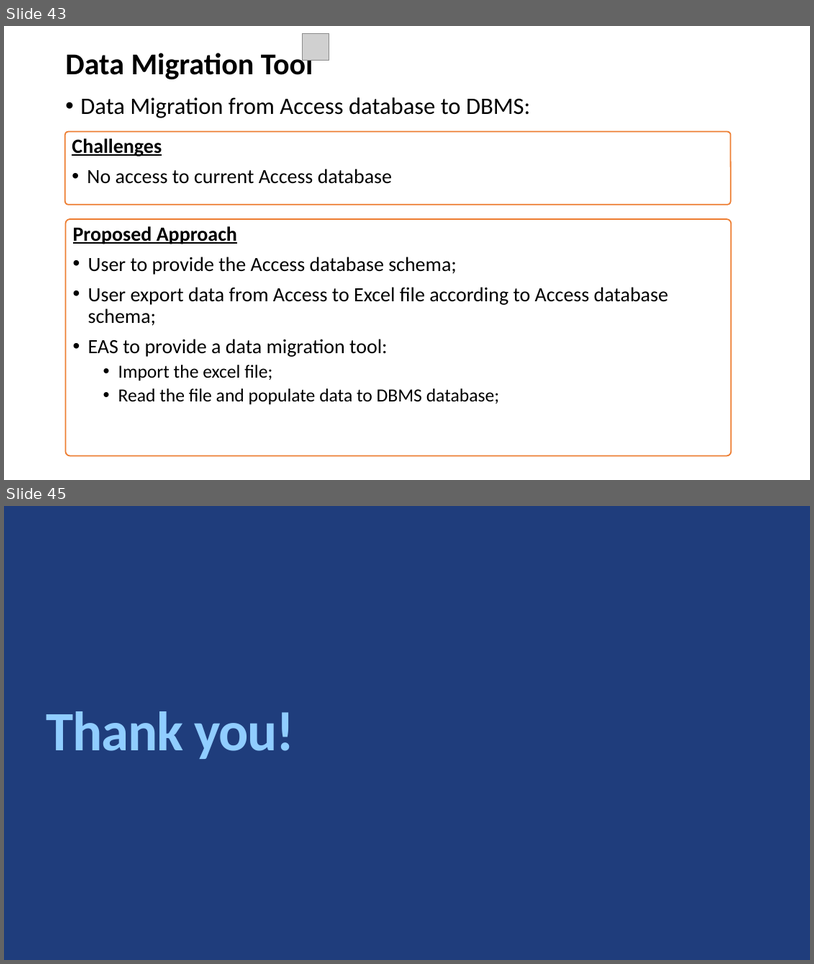
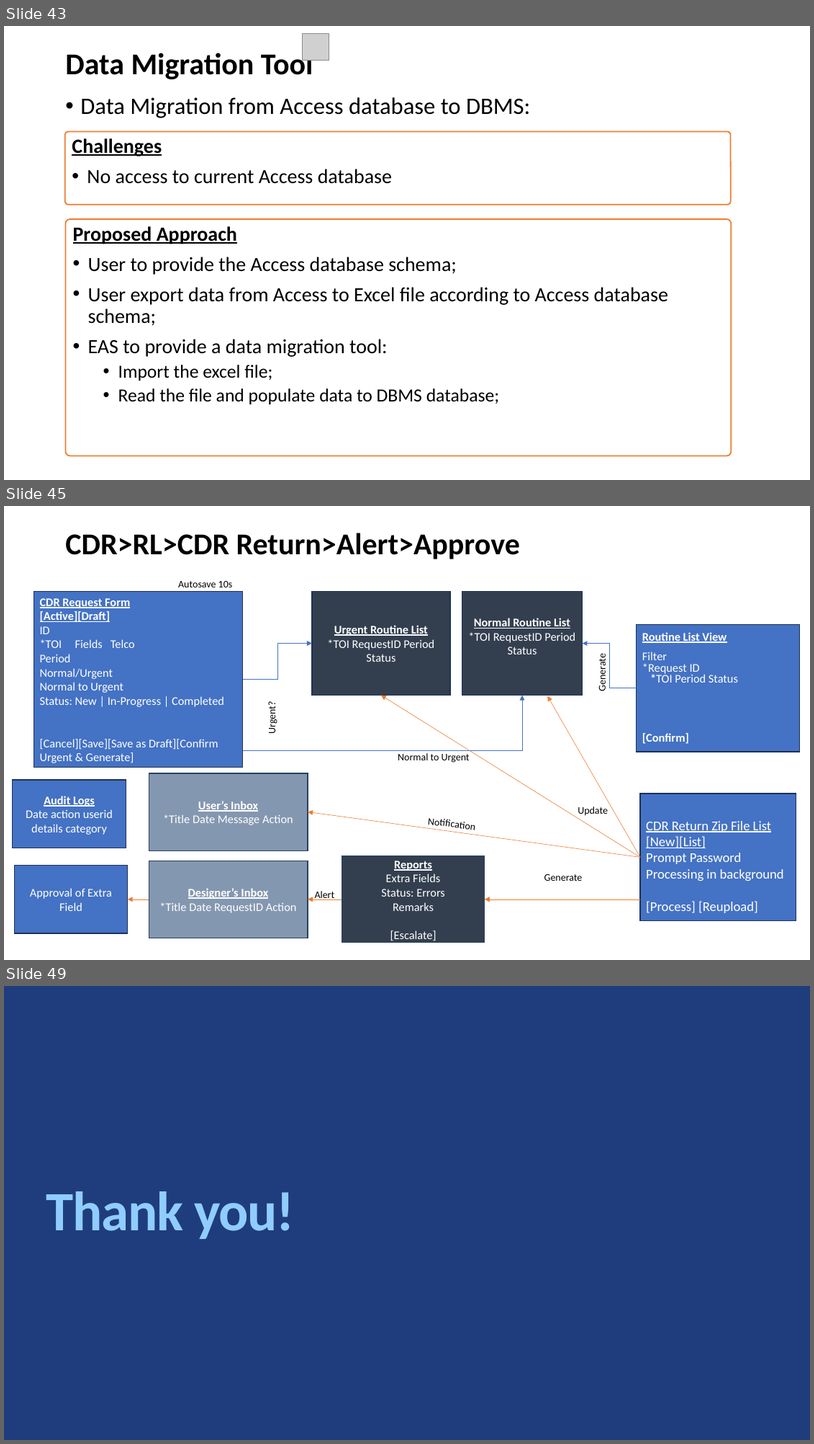
Before and after one commit to ksericpro/hawkeye, a slide deck: docs/DBMS CDR@29Aug25 v1.1.pptx. Shown one above the other, each under a label of ours: slides 43 and 45 before the commit, slides 43, 45 and 49 after it; the slides between them are not shown. The pictures are 814x964 and 814x1444 pixels, drawn with LibreOffice and Linux fonts; fonts in the diff are those of the drawing; grey boxes stand for pictures; background and template pictures are left out. Boxes give left, top, right and bottom in pixels: in the first picture for what was removed or moved away, otherwise in the second. Text is boxed around its words. In the diff, an @@ line names an element or a change of style, - is before the commit and + after.

```diff
--- a/docs/DBMS CDR@29Aug25 v1.1.pptx
+++ b/docs/DBMS CDR@29Aug25 v1.1.pptx
@@ slide 45 added at <box>4,506,810,960</box>, background #FFFFFF @@
@@ title added at <box>65,533,520,559</box>, 36 pt, text #000000, bold @@
+CDR>RL>CDR Return>Alert>Approve
@@ rectangle added at <box>34,591,243,767</box>, fill #4472C4, outline #1E3256 1 pt, 14 pt, text #FFFFFF @@
+CDR Request Form
+[Active][Draft]
+ID
+*TOI Fields Telco
+Period
+Normal/Urgent
+Normal to Urgent
+Status: New | In-Progress | Completed
+[Cancel][Save][Save as Draft][Confirm Urgent & Generate]
@@ text added at <box>178,581,233,587</box>, 12 pt, text #000000 @@
+Autosave 10s
@@ rectangle added at <box>312,591,450,695</box>, fill #333F50, outline #1E3256 1 pt, 14 pt, text #FFFFFF @@
+Urgent Routine List
+*TOI RequestID Period Status
@@ rectangle added at <box>463,591,583,695</box>, fill #333F50, outline #1E3256 1 pt, 14 pt, text #FFFFFF @@
+Normal Routine List
+*TOI RequestID Period Status
@@ text added at <box>637,625,801,752</box>, fill #4472C4, outline #1E3256 1 pt, 14 pt, text #FFFFFF @@
+Routine List View
+Filter
+*Request ID
+*TOI Period Status
+[Confirm]
@@ elbow arrow added from (243, 679) to (312, 644), #4472C4 0.5 pt @@
@@ elbow arrow added from (637, 688) to (583, 644), #4472C4 0.5 pt @@
@@ text added at <box>597,657,609,691</box>, 12 pt, text #000000 @@
+Generate
@@ elbow arrow added from (243, 750) to (522, 695), #4472C4 0.5 pt @@
@@ arrow added from (640, 857) to (381, 695), #ED7D31 0.5 pt @@
@@ arrow added from (640, 857) to (548, 696), #ED7D31 0.5 pt @@
@@ text added at <box>266,704,278,733</box>, 12 pt, text #000000 @@
+Urgent?
@@ text added at <box>398,753,470,762</box>, 12 pt, text #000000 @@
+Normal to Urgent
@@ rectangle added at <box>13,780,126,847</box>, fill #4472C4, outline #1E3256 1 pt, 14 pt, text #FFFFFF @@
+Audit Logs
+Date action userid details category
@@ rectangle added at <box>149,773,308,851</box>, fill #8497B0, outline #28445D 1 pt, 14 pt, text #FFFFFF @@
+User’s Inbox
+*Title Date Message Action
@@ text added at <box>578,806,608,816</box>, 12 pt, text #000000 @@
+Update
@@ rectangle added at <box>640,793,797,921</box>, fill #4472C4, outline #1E3256 1 pt, 16 pt, text #FFFFFF @@
+CDR Return Zip File List
+[New][List]
+Prompt Password
+Processing in background
+[Process] [Reupload]
@@ arrow added from (640, 857) to (309, 811), #ED7D31 0.5 pt @@
@@ text added at <box>421,811,494,837</box>, 12 pt, text #000000 @@
+Notification
@@ rectangle added at <box>14,865,128,933</box>, fill #4472C4, outline #1E3256 1 pt, 14 pt, text #FFFFFF @@
+Approval of Extra Field
@@ rectangle added at <box>149,860,308,938</box>, fill #8497B0, outline #28445D 1 pt, 14 pt, text #FFFFFF @@
+Designer’s Inbox
+*Title Date RequestID Action
@@ rectangle added at <box>342,856,485,942</box>, fill #333F50, outline #28445D 1 pt, 14 pt, text #FFFFFF @@
+Reports
+Extra Fields
+Status: Errors
+Remarks
+[Escalate]
@@ text added at <box>315,890,335,900</box>, 12 pt, text #000000 @@
+Alert
@@ text added at <box>545,874,583,880</box>, 12 pt, text #000000 @@
+Generate
@@ arrow added from (149, 899) to (128, 899), #ED7D31 0.5 pt @@
@@ arrow added from (342, 899) to (309, 899), #ED7D31 0.5 pt @@
@@ arrow added from (640, 899) to (485, 899), #ED7D31 0.5 pt @@
@@ what was slide 45 is now slide 49 @@
```
Also in this commit, not shown: 4 other slides added, 1 slide removed, 3 other files.
